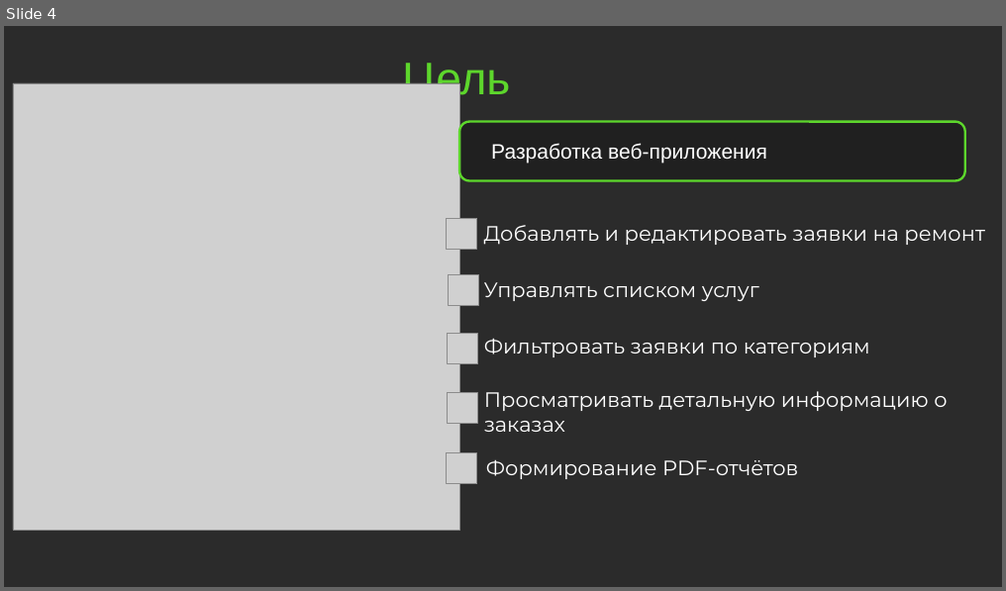
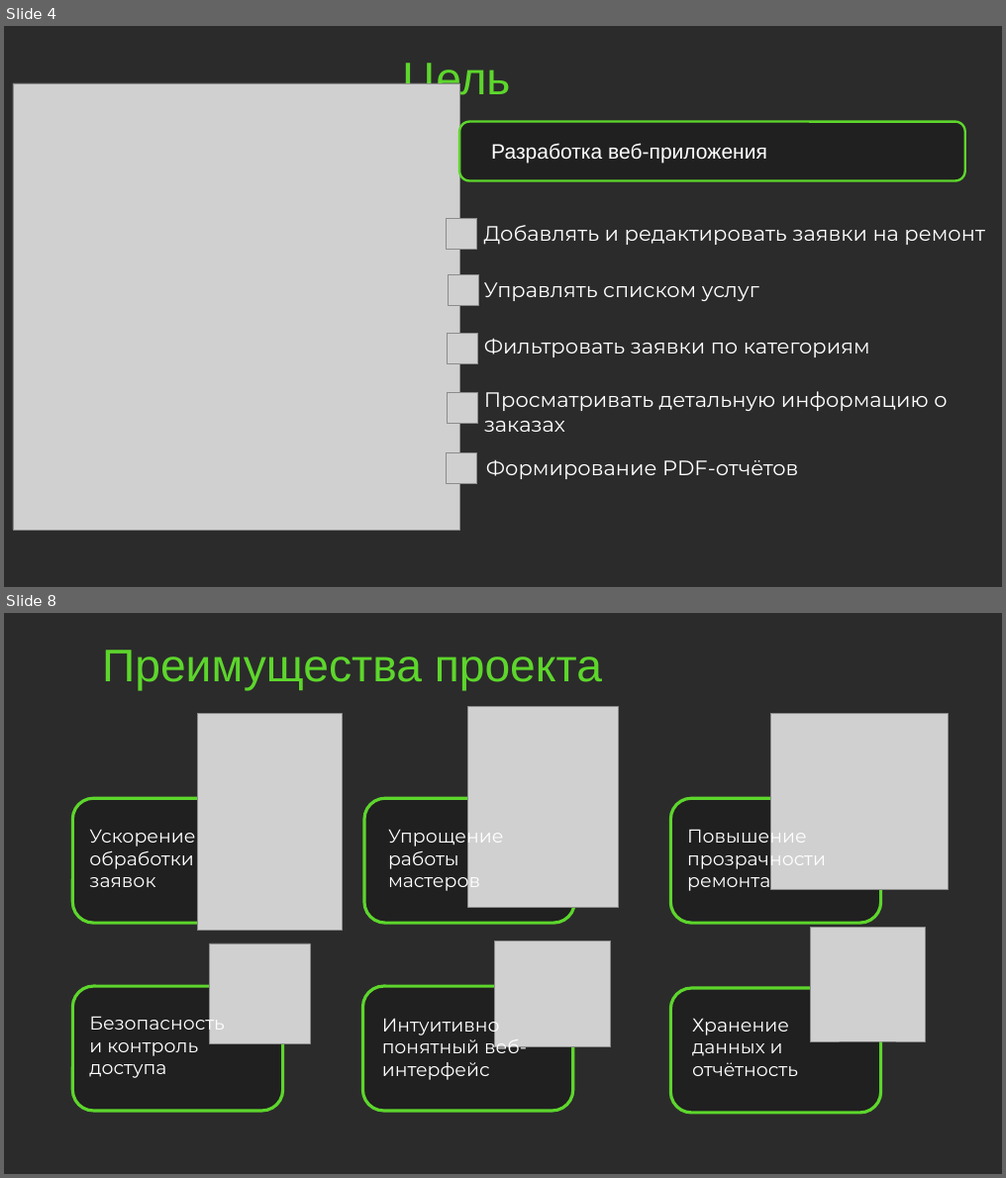
Before and after one commit to amadesya/CourseProject, a slide deck: Документация/Разработка подсистемы СмартФикс.pptx. Shown one above the other, each under a label of ours: slide 4 before the commit, slides 4 and 8 after it; the slides between them are not shown. The pictures are 1006x591 and 1006x1178 pixels, drawn with LibreOffice and Linux fonts; fonts in the diff are those of the drawing; grey boxes stand for pictures; background and template pictures are left out; a plain dark background stands for a picture behind light text. Boxes give left, top, right and bottom in pixels: in the first picture for what was removed or moved away, otherwise in the second. Text is boxed around its words. In the diff, an @@ line names an element or a change of style, - is before the commit and + after.

```diff
--- a/Документация/Разработка подсистемы СмартФикс.pptx
+++ b/Документация/Разработка подсистемы СмартФикс.pptx
@@ slide 8 added at bbox=[4, 613, 1002, 1174], background picture (left out) @@
@@ title added at bbox=[102, 650, 602, 691], 44 pt, text #5DD62C @@
+Преимущества проекта
@@ picture added at bbox=[197, 713, 342, 931] @@
@@ picture added at bbox=[468, 707, 619, 907] @@
@@ picture added at bbox=[771, 713, 948, 890] @@
@@ rounded rectangle added at bbox=[73, 799, 283, 923], fill #202020, outline #5DD62C 3 pt @@
@@ rounded rectangle added at bbox=[364, 799, 574, 923], fill #202020, outline #5DD62C 3 pt @@
@@ rounded rectangle added at bbox=[671, 799, 881, 923], fill #202020, outline #5DD62C 3 pt @@
@@ text added at bbox=[89, 829, 195, 887], 18 pt, text #FFFFFF @@
+Ускорение обработки заявок
@@ text added at bbox=[388, 824, 504, 893], 18 pt, text #FFFFFF @@
+Упрощение работы мастеров
@@ text added at bbox=[687, 824, 826, 891], 18 pt, text #FFFFFF @@
+Повышение прозрачности ремонта
@@ picture added at bbox=[810, 928, 925, 1042] @@
@@ picture added at bbox=[210, 944, 310, 1045] @@
@@ picture added at bbox=[494, 941, 611, 1048] @@
@@ rounded rectangle added at bbox=[73, 986, 283, 1111], fill #202020, outline #5DD62C 3 pt @@
@@ rounded rectangle added at bbox=[362, 986, 573, 1111], fill #202020, outline #5DD62C 3 pt @@
@@ rounded rectangle added at bbox=[671, 988, 881, 1112], fill #202020, outline #5DD62C 3 pt @@
@@ text added at bbox=[89, 1011, 224, 1078], 18 pt, text #FFFFFF @@
+Безопасность и контроль доступа
@@ text added at bbox=[382, 1013, 527, 1080], 18 pt, text #FFFFFF @@
+Интуитивно понятный веб-интерфейс
@@ text added at bbox=[692, 1018, 798, 1076], 18 pt, text #FFFFFF @@
+Хранение данных и отчётность
```
Also in this commit, not shown: 1 slide changed, 3 other slides added, 4 slides removed.
